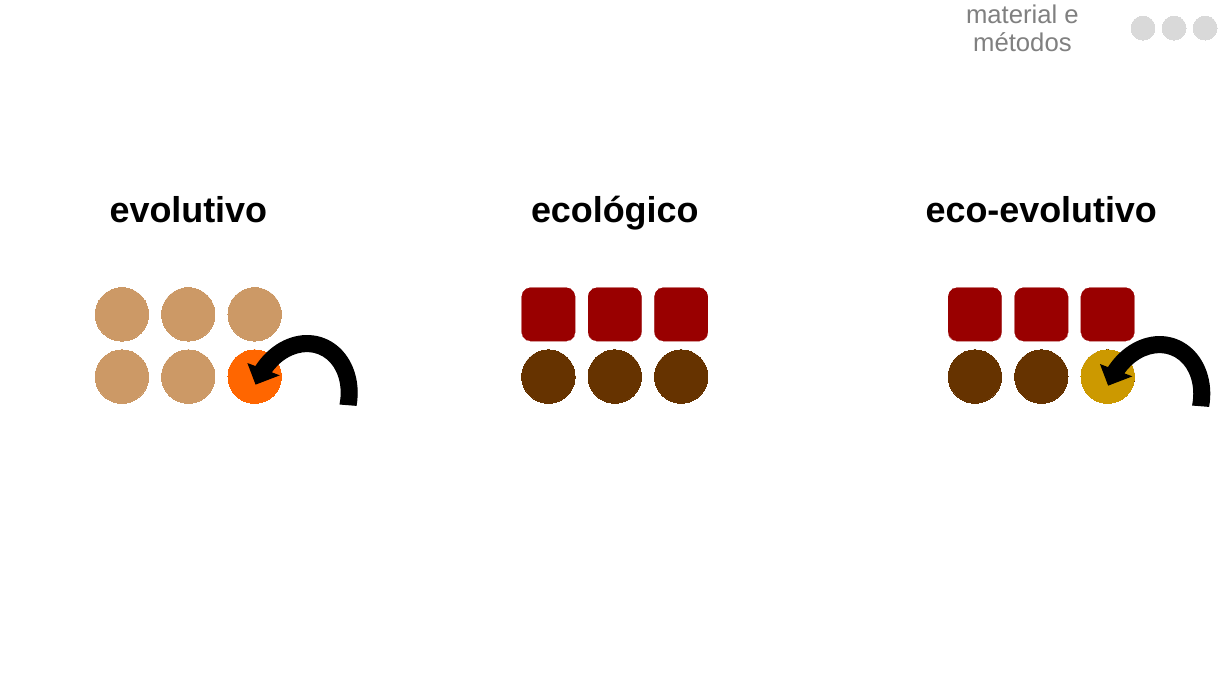
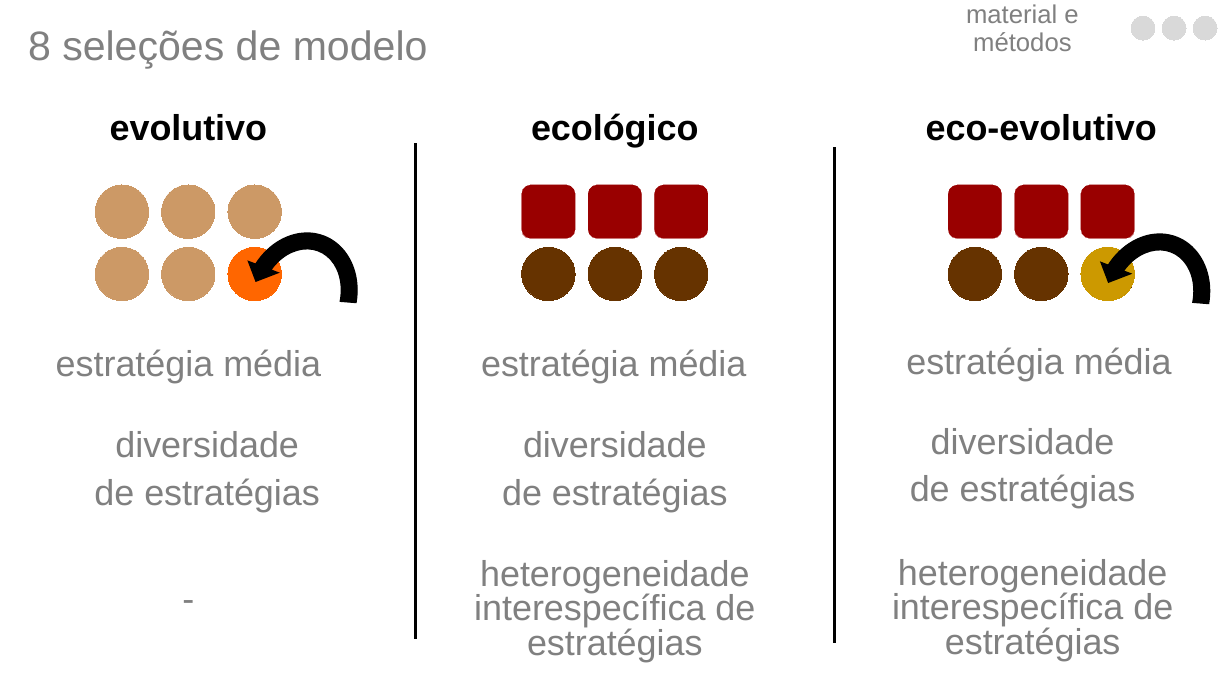
Before and after one commit to luisanovara/dissertacao, a slide deck: slide 105 of DEFESA.pptx. Drawn at 1232x693 pixels with LibreOffice and Linux fonts; fonts in the diff are those of the drawing. Boxes give left, top, right and bottom in pixels: in the first picture for what was removed or moved away, otherwise in the second. Text is boxed around its words. In the diff, an @@ line names an element or a change of style, - is before the commit and + after.

```diff
--- a/DEFESA.pptx
+++ b/DEFESA.pptx
@@ text added at <box>28,30,428,68</box>, 32 pt, text #808080 @@
+8 seleções de modelo
@@ 3 texts: place and size @@
-3 texts at <box>110,195,1157,229</box>
+3 texts at <box>110,113,1157,147</box>
@@ line added from (416, 143) to (416, 639), #000000 2.25 pt @@
@@ line added from (835, 147) to (835, 642), #000000 2.25 pt @@
@@ circular arrow: place and size @@
-circular arrow at <box>215,309,387,493</box>
+circular arrow at <box>215,206,387,390</box>
@@ 20 freeform shapes, 1 circular arrow: place and size @@
-20 freeform shapes, 1 circular arrow at <box>95,287,1232,494</box>
+20 freeform shapes, 1 circular arrow at <box>95,185,1232,391</box>
@@ text added at <box>56,349,321,383</box>, 28 pt, text #808080 @@
+estratégia média
@@ text added at <box>481,349,747,383</box>, 28 pt, text #808080 @@
+estratégia média
@@ text added at <box>906,347,1172,381</box>, 28 pt, text #808080 @@
+estratégia média
@@ text added at <box>94,431,320,512</box>, 28 pt, text #808080 @@
+diversidade
+de estratégias
@@ text added at <box>502,431,728,512</box>, 28 pt, text #808080 @@
+diversidade
+de estratégias
@@ text added at <box>910,428,1136,508</box>, 28 pt, text #808080 @@
+diversidade
+de estratégias
@@ text added at <box>474,560,755,662</box>, 28 pt, text #808080 @@
+heterogeneidade interespecífica de estratégias
@@ text added at <box>892,559,1173,661</box>, 28 pt, text #808080 @@
+heterogeneidade interespecífica de estratégias
@@ text added at <box>26,576,350,654</box>, 28 pt, text #808080 @@
+-
```
Also in this commit, not shown: 3 other slides changed.
